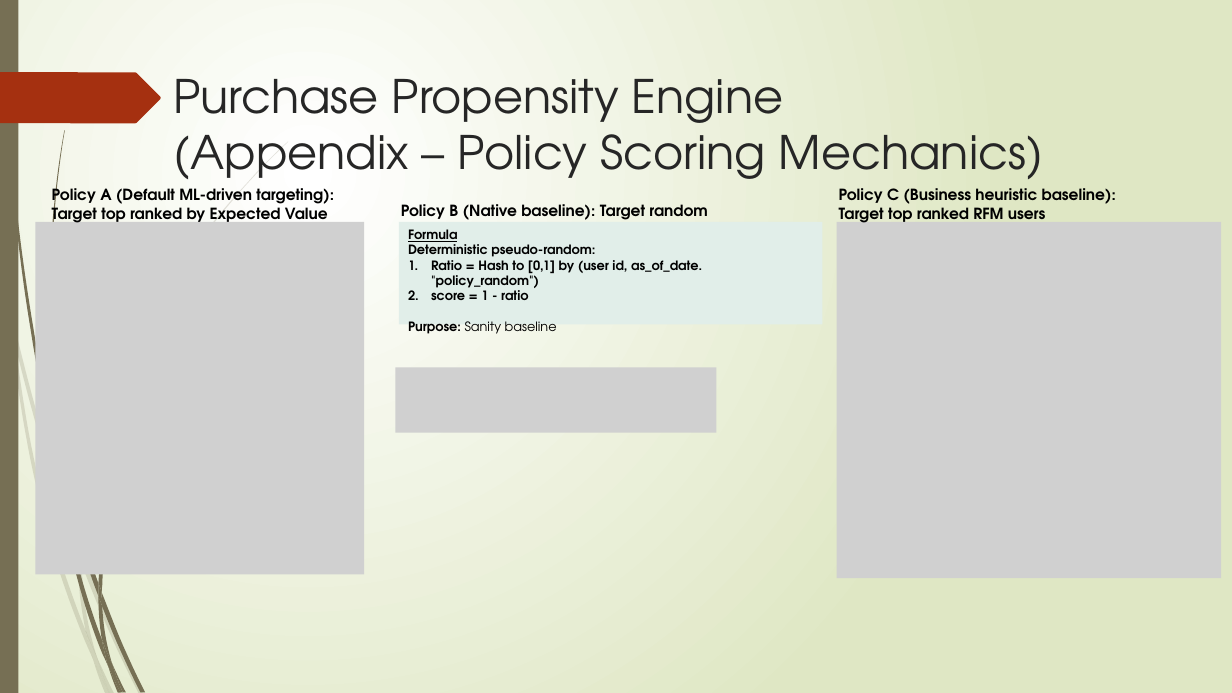
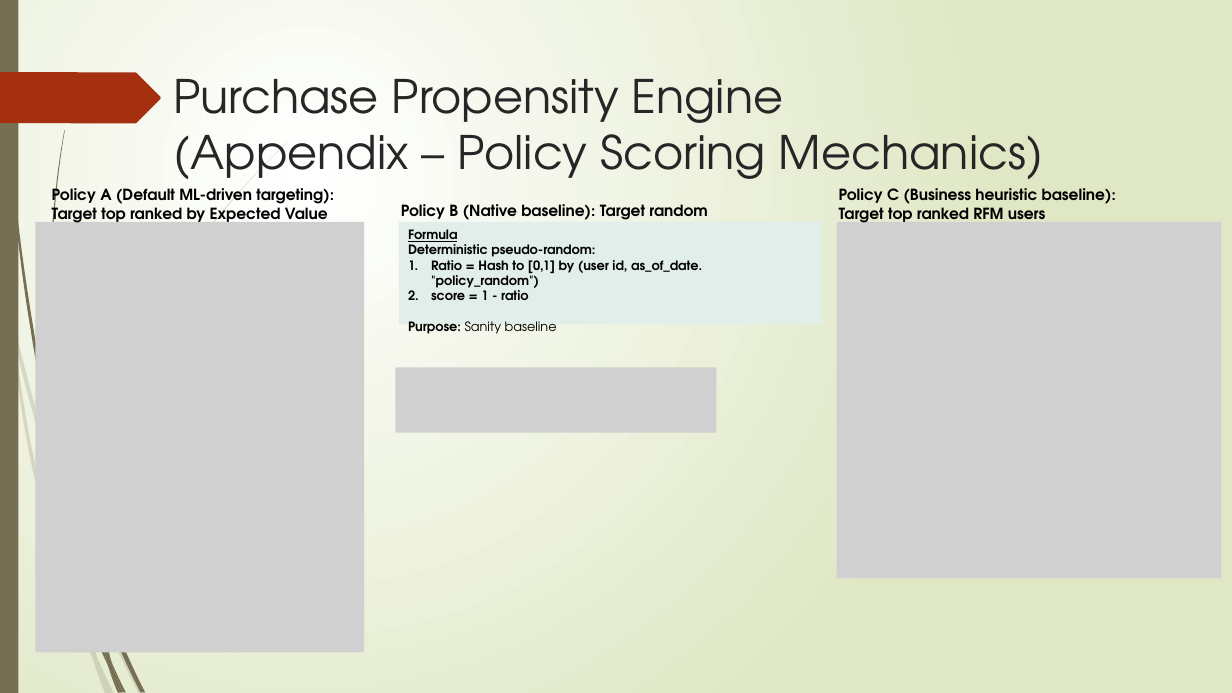
Before and after one commit to Phrey001/mle-marketplace-growth, a slide deck: slide 7 of docs/architecture.pptx. Drawn at 1232x693 pixels with LibreOffice and Linux fonts; fonts in the diff are those of the drawing; grey boxes stand for pictures. Boxes give left, top, right and bottom in pixels: in the first picture for what was removed or moved away, otherwise in the second. Text is boxed around its words. In the diff, an @@ line names an element or a change of style, - is before the commit and + after.

Commit message:
refactor propensity ML

```diff
--- a/docs/architecture.pptx
+++ b/docs/architecture.pptx
@@ picture: place and size @@
-picture at [35,222,364,575]
+picture at [35,222,364,653]
@@ freeform shape removed at [98,318,240,592] @@
@@ freeform shape removed at [55,436,98,596] @@
@@ freeform shape removed at [98,583,102,606] @@
```
Also in this commit, not shown: 3 other slides changed, 16 other files.
